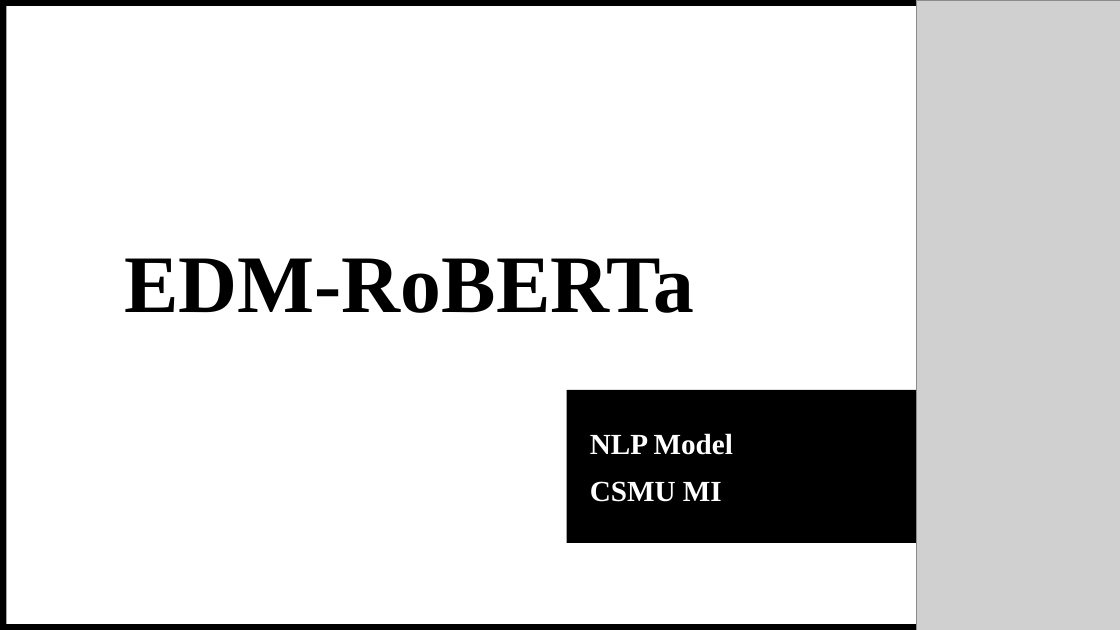
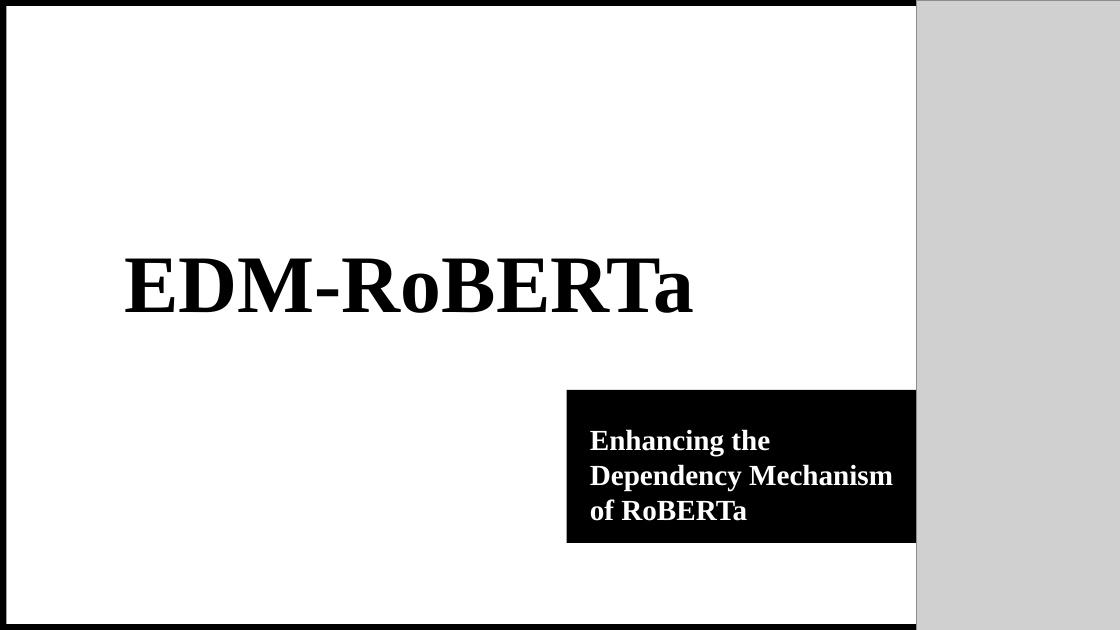
Before and after one commit to theQuert/inlpfun, a slide deck: slide 1 of Lab/REP.pptx. Drawn at 1120x630 pixels with LibreOffice and Linux fonts; fonts in the diff are those of the drawing; grey boxes stand for pictures. Boxes give left, top, right and bottom in pixels: in the first picture for what was removed or moved away, otherwise in the second. Text is boxed around its words. In the diff, an @@ line names an element or a change of style, - is before the commit and + after.

```diff
--- a/Lab/REP.pptx
+++ b/Lab/REP.pptx
@@ subtitle at (590,429,893,521): text changed @@
-NLP Model
-CSMU MI
+Enhancing the Dependency Mechanism of RoBERTa
```
Also in this commit, not shown: 8 other slides changed, 2 slides added, 6 other files.
